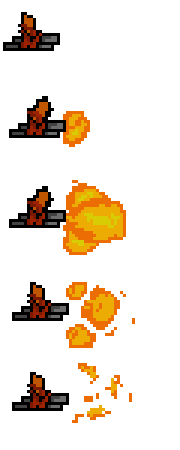
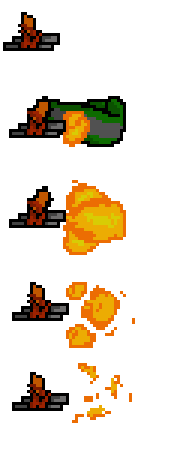
Layer changes from the first 180px x 450px image to the second:
showed "punch" over [48, 96, 126, 147]
